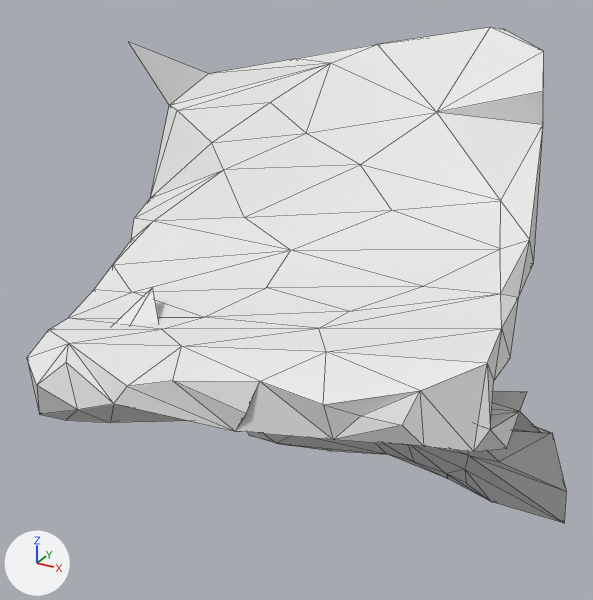
An edit to the OBJ model mesh_cnn/checkpoints/shrec16/meshes/T568_1.obj, drawn before and after from the same camera.
Both versions are drawn from a camera (50 mm lens) standing at (0.86, -1.66, 0.88) and looking at (-0.1, 0.08, 0.01). Every picture has the same lights, and +X, +Y and +Z are marked at lower left. Mesh edges are drawn as thin lines. Where no turn or scale is listed for an object, it has been applied to the vertices.

Names of what the first picture shows: 'T568_1'.
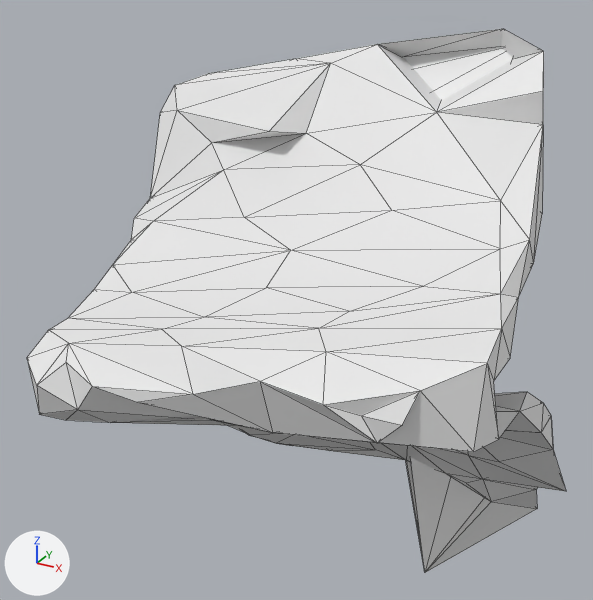
The change, as JSON lines over the scene's bpy script:
```json
{"block": "me_t568_1", "where": "# used by ob_t568_1; location = (0.0, 0.0, 0.0)"}
{"op": "remove", "block": "me_t568_1", "code": "me_t568_1.from_pydata(...)  # 202 vertices, 400 faces; spans x -0.734..0.628, y -0.486..0.414, z -0.651..0.695"}
{"op": "add", "block": "me_t568_1", "code": "me_t568_1.from_pydata(...)  # 202 vertices, 400 faces; spans x -0.655..0.628, y -0.486..0.629, z -0.81..0.691"}
{"block": "me_t568_1", "change": "me_t568_1 part 1"}
{"block": "me_t568_1", "change": "37 vertices are removed from x -0.734..0.626, y -0.469..0.34, z -0.562..0.617"}
{"block": "me_t568_1", "change": "165 faces are deleted"}
{"block": "me_t568_1", "change": "6 vertices move from x -0.317..0.559, y -0.4..0.381, z -0.566..0.695 to x -0.315..0.566, y -0.365..0.629, z -0.81..0.547"}
{"block": "me_t568_1", "change": "37 vertices are added at x -0.655..0.599, y -0.479..0.343, z -0.599..0.498"}
{"block": "me_t568_1", "change": "165 new faces join them"}
```

Where the change shows, as pixel boxes (x1, y1, x2, y2) in the pictures (593 x 600 px; the box of a moved part takes in the faces that stretch with it):
```json
{"object": "T568_1", "change": "reshaped", "before": [27, 27, 566, 523], "after": [27, 29, 566, 573], "on screen": "10% taller"}
{"part": 1, "of": "me_t568_1", "change": "moved or reshaped", "before": [66, 27, 566, 523], "after": [66, 29, 566, 573]}
```
